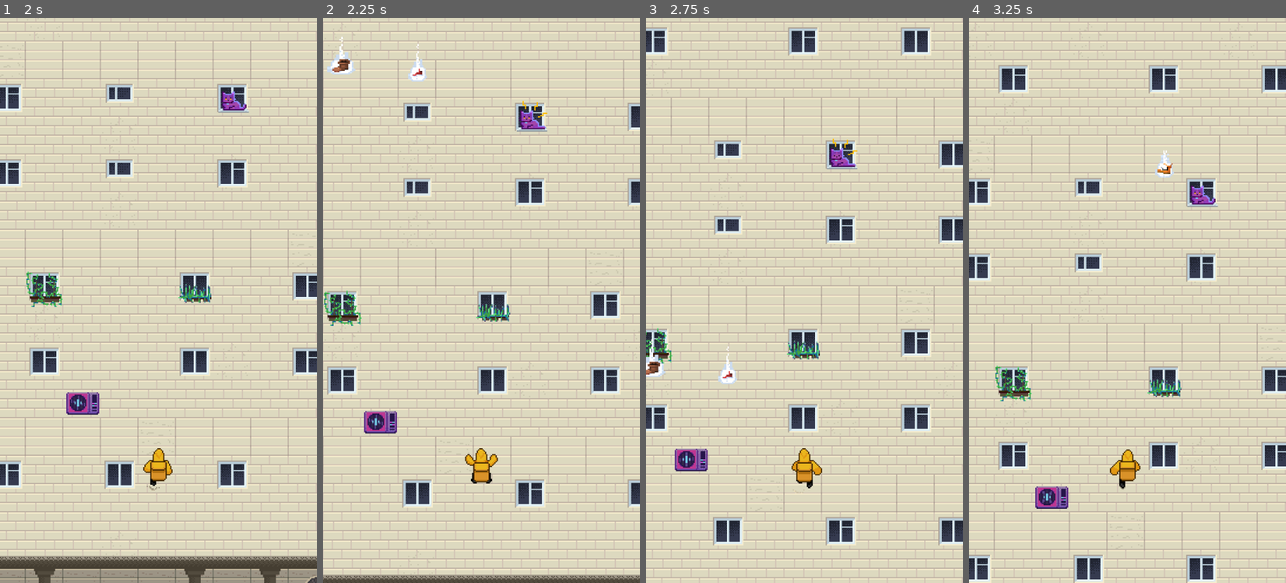
Above: before the commit, frames 1-4 (left to right).
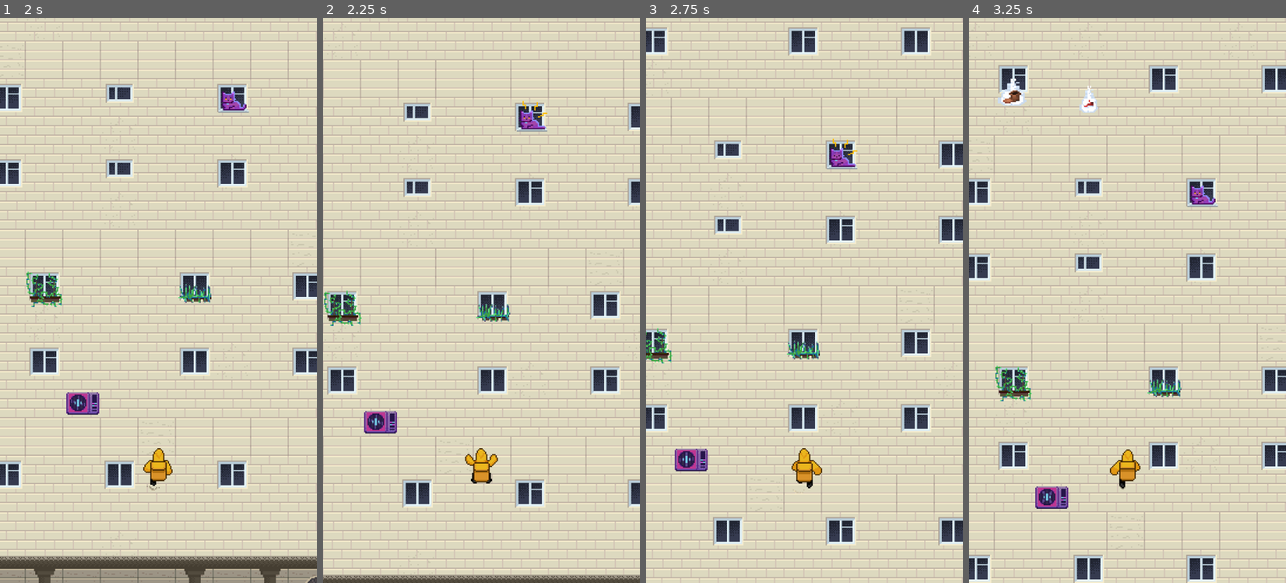
Above: after the commit, the same moments.

Repository: Blobson/break-a-leg
Game: Godot game, scene res://game.tscn
Two runs of this game, one before a commit and one after it. Both use one fixed random seed, a clock stepped at 60 frames per second and the inputs below.
Inputs (mouse positions are in pixels of both pictures, inside the frame that each line leads up to):
- Up to frame 1 (2 s): move the mouse to (228, 272) at 0.52 s; hold Right (ui_right) 0.53-1.25 s; click (228, 272) at 0.67 s; drag from (95, 328) to (196, 238) at 1.27 s
- Up to frame 2 (2.25 s): move the mouse to (513, 176) at 2.02 s; hold Right (ui_right) from 2.03 s (still down)
- Up to frame 3 (2.75 s): keep holding Right (ui_right)
- Up to frame 4 (3.25 s): release Right (ui_right) at 2.75 s; drag from (1111, 413) to (975, 345) at 2.77 s

Frame 1 is identical in both runs. In frame 2, 0.4% of the frame differs, in the area x 1-33%, y 3-12%; in frame 3, 0.4%; in frame 4, 0.6%, in the area x 9-65%, y 10-29%.

Commit message:
#31 Dev: Цветок в горшке летящий вниз

Diff:
--- a/regions/residential_region/dynamic_obstacles/falling_shoe_base_scene/falling_shoe.gd
+++ b/regions/common/base_dynamic_obstacle/base_falling_object/base_falling_object.gd
@@ -1,4 +1,4 @@
-class_name FallingShoe extends BaseDynamicObstacle
+class_name FallingObject extends BaseDynamicObstacle
 
 
 func _ready():
--- /dev/null
+++ b/regions/residential_region/dynamic_obstacles/falling_flower_in_a_pot_1/falling_flower_in_a_pot_1.tscn
@@ -0,0 +1,9 @@
+[gd_scene load_steps=3 format=3 uid="uid://c6cuuoxl84cmt"]
+
+[ext_resource type="PackedScene" uid="uid://cwy6ewe053ggu" path="res://regions/residential_region/dynamic_obstacles/falling_flower_in_a_pot_base_scene/falling_flower_in_a_pot_base_scene.tscn" id="1_nnddm"]
+[ext_resource type="Texture2D" uid="uid://dced1yglqfog3" path="res://regions/residential_region/dynamic_obstacles/falling_flower_in_a_pot_1/falling_flower_in_a_pot_1.png" id="2_ajequ"]
+
+[node name="FallingFlowerInAPot1" instance=ExtResource("1_nnddm")]
+
+[node name="Sprite2D" parent="PathFollow2D/Node2D" index="0"]
+texture = ExtResource("2_ajequ")
--- /dev/null
+++ b/regions/residential_region/dynamic_obstacles/falling_flower_in_a_pot_2/falling_flower_in_a_pot_2.tscn
@@ -0,0 +1,9 @@
+[gd_scene load_steps=3 format=3 uid="uid://d1fqvwkvdc42f"]
+
+[ext_resource type="PackedScene" uid="uid://cwy6ewe053ggu" path="res://regions/residential_region/dynamic_obstacles/falling_flower_in_a_pot_base_scene/falling_flower_in_a_pot_base_scene.tscn" id="1_qdym6"]
+[ext_resource type="Texture2D" uid="uid://d2gb5uud606x5" path="res://regions/residential_region/dynamic_obstacles/falling_flower_in_a_pot_2/falling_flower_in_a_pot_2.png" id="2_xr7gy"]
+
+[node name="FallingFlowerInAPot2" instance=ExtResource("1_qdym6")]
+
+[node name="Sprite2D" parent="PathFollow2D/Node2D" index="0"]
+texture = ExtResource("2_xr7gy")
--- /dev/null
+++ b/regions/residential_region/dynamic_obstacles/falling_flower_in_a_pot_3/falling_flower_in_a_pot_3.tscn
@@ -0,0 +1,9 @@
+[gd_scene load_steps=3 format=3 uid="uid://bmna7e16dvo38"]
+
+[ext_resource type="PackedScene" uid="uid://cwy6ewe053ggu" path="res://regions/residential_region/dynamic_obstacles/falling_flower_in_a_pot_base_scene/falling_flower_in_a_pot_base_scene.tscn" id="1_t7qf7"]
+[ext_resource type="Texture2D" uid="uid://bmaglnx0ww7y4" path="res://regions/residential_region/dynamic_obstacles/falling_flower_in_a_pot_3/falling_flower_in_a_pot_3.png" id="2_4yg6p"]
+
+[node name="FallingFlowerInAPot3" instance=ExtResource("1_t7qf7")]
+
+[node name="Sprite2D" parent="PathFollow2D/Node2D" index="0"]
+texture = ExtResource("2_4yg6p")
--- /dev/null
+++ b/regions/residential_region/dynamic_obstacles/falling_flower_in_a_pot_4/falling_flower_in_a_pot_4.tscn
@@ -0,0 +1,9 @@
+[gd_scene load_steps=3 format=3 uid="uid://dtbyg8u7hu0ax"]
+
+[ext_resource type="PackedScene" uid="uid://cwy6ewe053ggu" path="res://regions/residential_region/dynamic_obstacles/falling_flower_in_a_pot_base_scene/falling_flower_in_a_pot_base_scene.tscn" id="1_ihves"]
+[ext_resource type="Texture2D" uid="uid://qy14htsiuicl" path="res://regions/residential_region/dynamic_obstacles/falling_flower_in_a_pot_4/falling_flower_in_a_pot_4.png" id="2_t6k5q"]
+
+[node name="FallingFlowerInAPot4" instance=ExtResource("1_ihves")]
+
+[node name="Sprite2D" parent="PathFollow2D/Node2D" index="0"]
+texture = ExtResource("2_t6k5q")
--- /dev/null
+++ b/regions/residential_region/dynamic_obstacles/falling_flower_in_a_pot_base_scene/falling_flower_in_a_pot_base_scene.tscn
@@ -0,0 +1,92 @@
+[gd_scene load_steps=9 format=3 uid="uid://cwy6ewe053ggu"]
+
+[ext_resource type="PackedScene" uid="uid://cqcpel6yv3kjo" path="res://regions/common/base_dynamic_obstacle/base_dynamic_obstacle.tscn" id="1_1cp4t"]
+[ext_resource type="Script" path="res://regions/common/base_dynamic_obstacle/base_falling_object/base_falling_object.gd" id="2_cw8g5"]
+
+[sub_resource type="Curve2D" id="Curve2D_3qoce"]
+_data = {
+"points": PackedVector2Array(0, 0, 0, 0, -1, -1396, 0, 0, 0, 0, 0, 956, 0, 0, 0, 0, -1.20001, -146)
+}
+point_count = 3
+
+[sub_resource type="CapsuleShape2D" id="CapsuleShape2D_jqsed"]
+radius = 9.0
+
+[sub_resource type="Animation" id="Animation_4hvio"]
+length = 0.001
+tracks/0/type = "value"
+tracks/0/imported = false
+tracks/0/enabled = true
+tracks/0/path = NodePath("Node2D/Sprite2D:frame")
+tracks/0/interp = 1
+tracks/0/loop_wrap = true
+tracks/0/keys = {
+"times": PackedFloat32Array(0),
+"transitions": PackedFloat32Array(1),
+"update": 1,
+"values": [0]
+}
+
+[sub_resource type="Animation" id="Animation_uq3do"]
+resource_name = "break"
+tracks/0/type = "value"
+tracks/0/imported = false
+tracks/0/enabled = true
+tracks/0/path = NodePath("Node2D/Sprite2D:frame")
+tracks/0/interp = 1
+tracks/0/loop_wrap = true
+tracks/0/keys = {
+"times": PackedFloat32Array(0, 0.3, 0.6),
+"transitions": PackedFloat32Array(1, 1, 1),
+"update": 1,
+"values": [3, 4, 5]
+}
+
+[sub_resource type="Animation" id="Animation_mk3lf"]
+resource_name = "idle"
+length = 1.3
+loop_mode = 2
+tracks/0/type = "value"
+tracks/0/imported = false
+tracks/0/enabled = true
+tracks/0/path = NodePath("Node2D/Sprite2D:frame")
+tracks/0/interp = 1
+tracks/0/loop_wrap = true
+tracks/0/keys = {
+"times": PackedFloat32Array(0, 0.3, 0.6, 0.9, 1.1, 1.2),
+"transitions": PackedFloat32Array(1, 1, 1, 1, 1, 1),
+"update": 1,
+"values": [0, 1, 2, 1, 2, 1]
+}
+
+[sub_resource type="AnimationLibrary" id="AnimationLibrary_lq1jn"]
+_data = {
+"RESET": SubResource("Animation_4hvio"),
+"activate": SubResource("Animation_uq3do"),
+"idle": SubResource("Animation_mk3lf")
+}
+
+[node name="FallingFlowerInAPotBaseScene" instance=ExtResource("1_1cp4t")]
+curve = SubResource("Curve2D_3qoce")
+
+[node name="PathFollow2D" parent="." index="0"]
+position = Vector2(-1, -1396)
+rotates = false
+loop = false
+
+[node name="Node2D" parent="PathFollow2D" index="0"]
+script = ExtResource("2_cw8g5")
+
+[node name="Sprite2D" parent="PathFollow2D/Node2D" index="0"]
+hframes = 6
+
+[node name="CollisionShape2D" parent="PathFollow2D/Node2D/Area2D" index="0"]
+position = Vector2(0, 3)
+shape = SubResource("CapsuleShape2D_jqsed")
+
+[node name="AnimationPlayer" parent="PathFollow2D/Node2D" index="2"]
+libraries = {
+"": SubResource("AnimationLibrary_lq1jn")
+}
+
+[node name="VisibleOnScreenNotifier2D" type="VisibleOnScreenNotifier2D" parent="PathFollow2D/Node2D" index="3"]
--- a/regions/residential_region/dynamic_obstacles/falling_shoe_base_scene/falling_shoe_base_scene.tscn
+++ b/regions/residential_region/dynamic_obstacles/falling_shoe_base_scene/falling_shoe_base_scene.tscn
@@ -1,7 +1,7 @@
 [gd_scene load_steps=9 format=3 uid="uid://mu8408gtwp6e"]
 
 [ext_resource type="PackedScene" uid="uid://cqcpel6yv3kjo" path="res://regions/common/base_dynamic_obstacle/base_dynamic_obstacle.tscn" id="1_0ttwt"]
-[ext_resource type="Script" path="res://regions/residential_region/dynamic_obstacles/falling_shoe_base_scene/falling_shoe.gd" id="2_wgj2l"]
+[ext_resource type="Script" path="res://regions/common/base_dynamic_obstacle/base_falling_object/base_falling_object.gd" id="2_4tp34"]
 
 [sub_resource type="Curve2D" id="Curve2D_0ompv"]
 _data = {
@@ -77,8 +77,7 @@
 loop = false
 
 [node name="Node2D" parent="PathFollow2D" index="0"]
-script = ExtResource("2_wgj2l")
-speed = 450
+script = ExtResource("2_4tp34")
 
 [node name="Sprite2D" parent="PathFollow2D/Node2D" index="0"]
 hframes = 6
Binary file added: regions/residential_region/dynamic_obstacles/falling_flower_in_a_pot_1/falling_flower_in_a_pot_1.png
Not shown, added: regions/residential_region/dynamic_obstacles/falling_flower_in_a_pot_1/falling_flower_in_a_pot_1.png.import
Binary file added: regions/residential_region/dynamic_obstacles/falling_flower_in_a_pot_2/falling_flower_in_a_pot_2.png
Not shown, added: regions/residential_region/dynamic_obstacles/falling_flower_in_a_pot_2/falling_flower_in_a_pot_2.png.import
Binary file added: regions/residential_region/dynamic_obstacles/falling_flower_in_a_pot_3/falling_flower_in_a_pot_3.png
Not shown, added: regions/residential_region/dynamic_obstacles/falling_flower_in_a_pot_3/falling_flower_in_a_pot_3.png.import
Binary file added: regions/residential_region/dynamic_obstacles/falling_flower_in_a_pot_4/falling_flower_in_a_pot_4.png
Not shown, added: regions/residential_region/dynamic_obstacles/falling_flower_in_a_pot_4/falling_flower_in_a_pot_4.png.import
